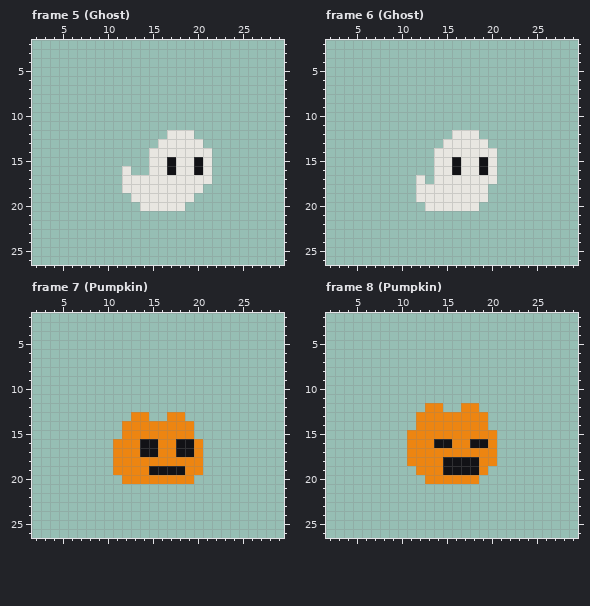
A pixel-art file gets an edit: Assets/Sprites/Animation/Animation.aseprite. The picture above was drawn from the file before the commit.
32x32 pixels, 14 frames. Shown: frame 5 (Ghost): x 2..29, y 2..26; frame 6 (Ghost): x 2..29, y 2..26; frame 7 (Pumpkin): x 2..29, y 2..26; frame 8 (Pumpkin): x 2..29, y 2..26. The commit also changed other frames, which this record leaves out.
The result:
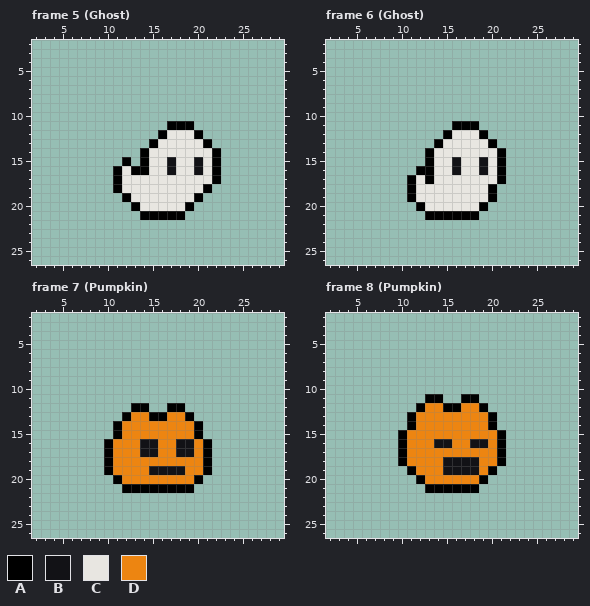
Palette (. is transparent): A #000000  B #121216  C #e8e6e1  D #ed8511
From old to new:
Changed rows in their new state; - is an unchanged pixel.
Frame 5 (Ghost), layer "Layer 1":
first column x 11:
11 ------AAA---
12 -----A---A--
13 ----A-----A-
14 ---A-------A
15 -A-A-------A
16 A-AA-------A
17 A----------A
18 A---------A-
19 -A-------A--
20 --A-----A---
21 ---AAAAA----
Frame 6 (Ghost), layer "Layer 1":
first column x 11:
11 -----AAA---
12 ----A---A--
13 ---A-----A-
14 --A-------A
15 --A-------A
16 -AA-------A
17 A-A-------A
18 A--------A-
19 A--------A-
20 -A------A--
21 --AAAAAA---
Frame 7 (Pumpkin), layer "Layer 1":
first column x 10:
12 ---AA--AA---
13 --A--AA--A--
14 -A--------A-
15 -A--------A-
16 A----------A
17 A----------A
18 A----------A
19 A----------A
20 -A--------A-
21 --AAAAAAAA--
Frame 8 (Pumpkin), layer "Layer 1":
first column x 10:
11 ---AA--AA---
12 --A--AA--A--
13 -A--------A-
14 -A--------A-
15 A----------A
16 A----------A
17 A----------A
18 A----------A
19 -A--------A-
20 --A------A--
21 ---AAAAAA---
Pixel boxes of the changes (left, top, right, bottom) in both pictures:
added: (113, 121, 221, 220)
added: (407, 121, 506, 220)
added: (104, 403, 212, 493)
added: (398, 394, 506, 493)
